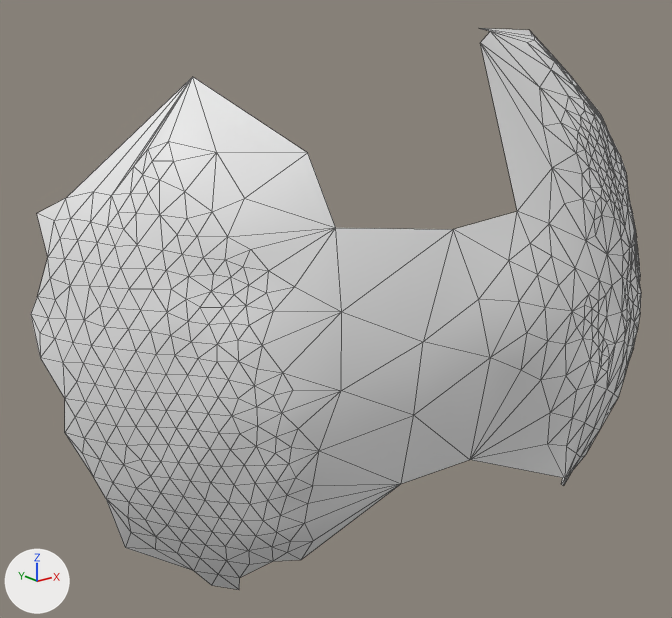
A saved change to the OBJ model res/final/onecam_fullvolume/cleanedup/FullVolium.000240.obj.
Camera for both pictures: a 50 mm lens placed at (210.1, -762.4, 207.7), pointed at (323.2, -621.0, 151.2). The lights are fixed; the arrows at lower left show +X, +Y and +Z. Mesh edges are drawn as thin lines. Where no turn or scale is listed for an object, it has been applied to the vertices.

The first picture shows 'FullVolium.000240'.
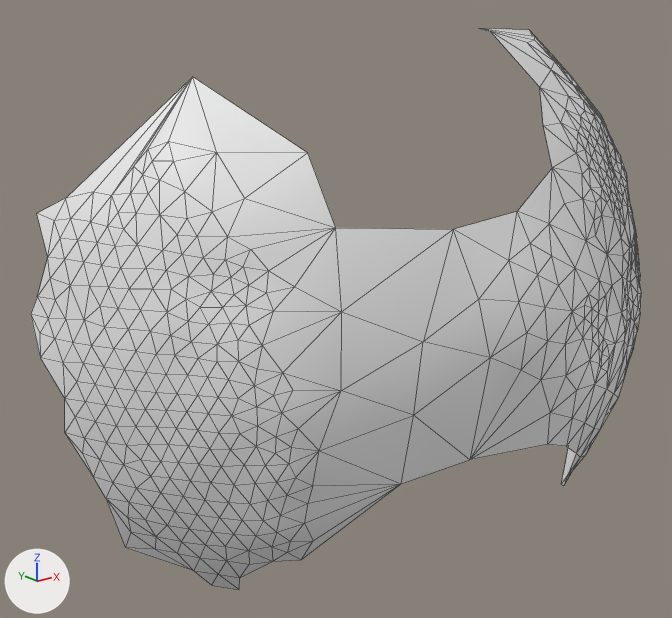
Boxes (x1, y1, x2, y2) around the edits, measured in the pictures (672 x 618 px):
part 1 of me_fullvolium_000240, deleted: before (471, 444, 576, 483)
part 2 of me_fullvolium_000240, deleted: before (480, 31, 552, 211)

What the commit changed:
me_fullvolium_000240 has 537 vertices, 1034 faces and spans x 266.3..411.1, y -662.9..-601.9, z 101.9..205.6.
me_fullvolium_000240 is used by ob_fullvolium_000240; location (0.0, 0.0, 0.0).
Verts and faces of me_fullvolium_000240; kept vertices keep their numbers, new ones are numbered from 537.
Before the commit, vertices of me_fullvolium_000240: 471 (349.6, -660.3, 127.4) at pixel (566, 446), 472 (355.0, -658.9, 123.7) at pixel (576, 453), 481 (354.8, -656.6, 115.5) at pixel (563, 485), 482 (348.9, -661.0, 121.0) at pixel (564, 478), 484 (343.0, -661.0, 130.1) at pixel (547, 444).
Before the commit, vertices of me_fullvolium_000240: 522 (325.0, -657.7, 131.2) at pixel (469, 459).
Before the commit, vertices of me_fullvolium_000240: 499 (348.8, -652.8, 181.3) at pixel (552, 167), 500 (349.9, -649.3, 188.6) at pixel (543, 125), 501 (337.8, -654.5, 174.7) at pixel (517, 211), 504 (354.4, -644.2, 195.0) at pixel (539, 87), 530 (338.3, -643.3, 203.4) at pixel (480, 42).
Before the commit, vertices of me_fullvolium_000240: 536 (348.3, -636.5, 205.2) at pixel (490, 31).
Part 1, on me_fullvolium_000240:
Vertices deleted: 482 (with the faces that use them).
Part 2, on me_fullvolium_000240:
Vertices deleted: 530 (with the faces that use them).
